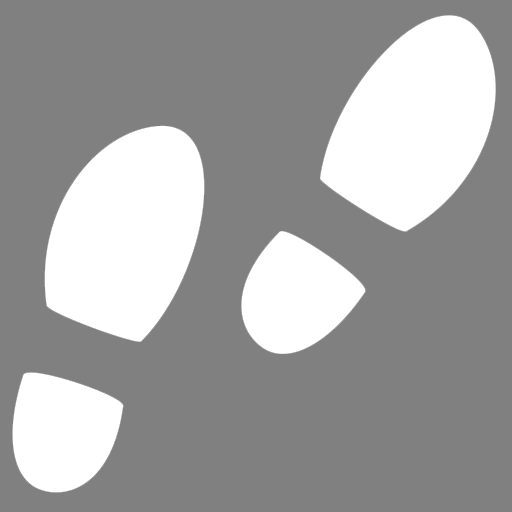
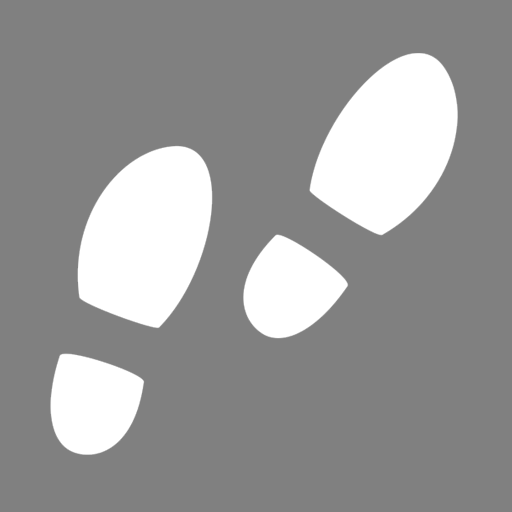
Layer changes from the first w=512, h=512 image to the second:
painted on "Fond 1" over [12, 15, 496, 493]
